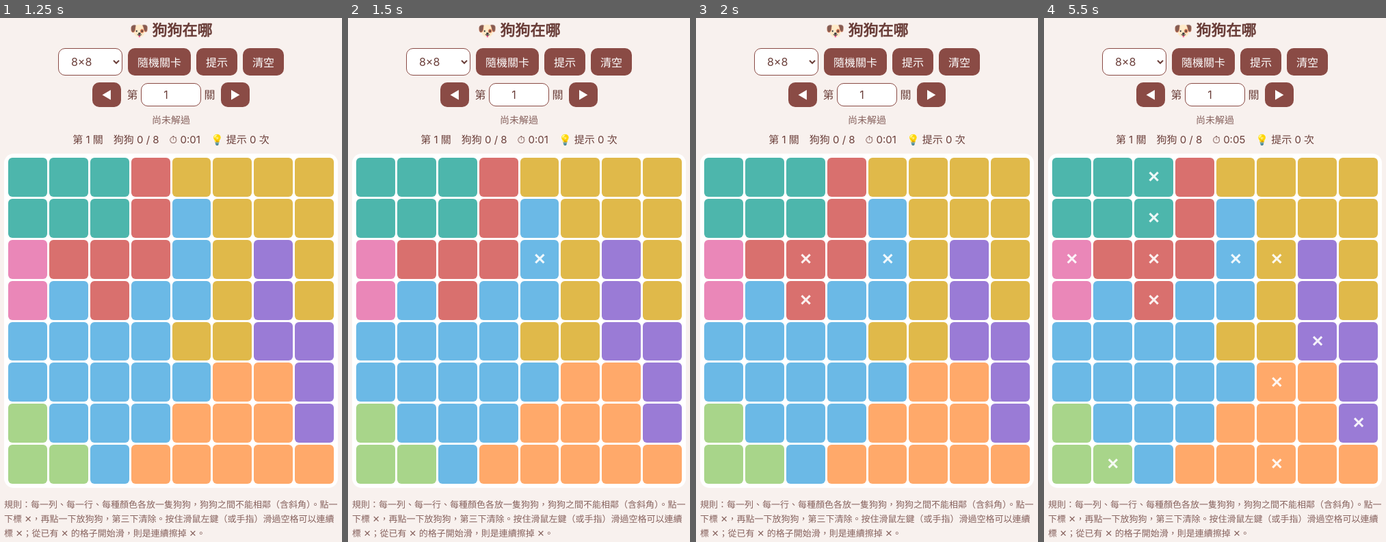
Above: before the commit, frames 1-4 (left to right).
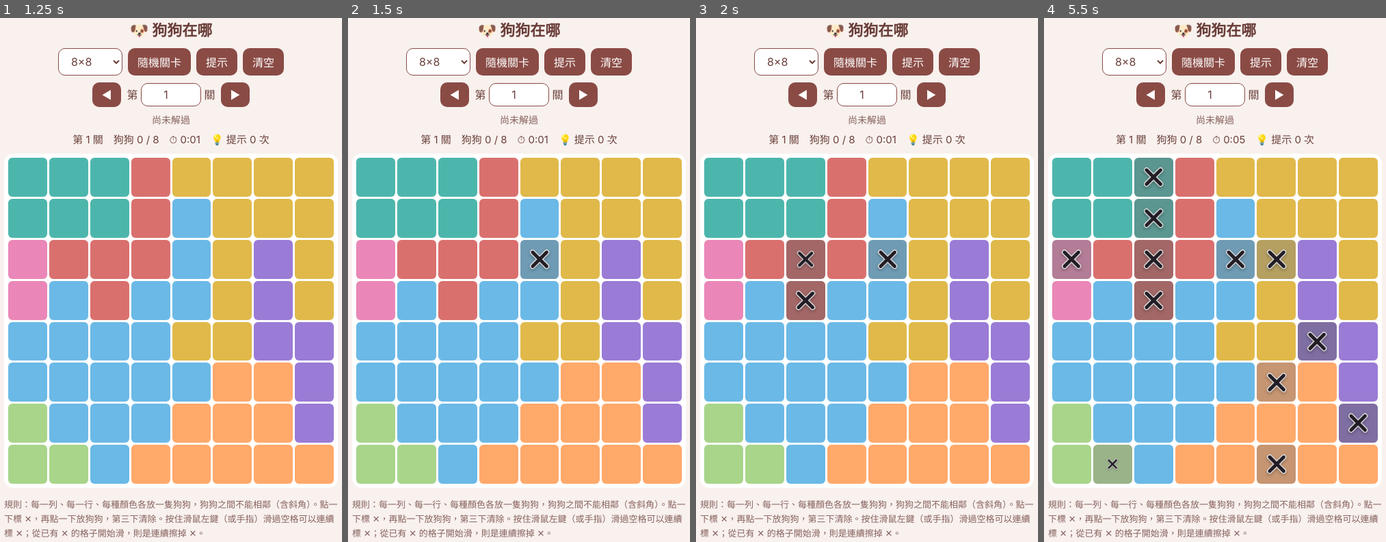
Above: after the commit, the same moments.

Repository: sai61518-ai/DOGGAME
Game: browser game, page index.html
Same seed, same stepped clock (60 frames per second), same inputs: the game is played once before the commit and once after it.
Inputs (mouse positions are in pixels of both pictures, inside the frame that each line leads up to):
- Up to frame 1 (1.25 s): click (171, 321) at 0.27 s; click (171, 353) at 1.07 s
- Up to frame 2 (1.5 s): click "第3列第5行" at 1.27 s
- Up to frame 3 (2 s): click (798, 285) at 1.67 s; click "第3列第3行" at 1.87 s
- Up to frame 4 (5.5 s): press the mouse at (1279, 269) at 2.27 s; release the mouse at (1215, 253) at 2.4 s; click "第8列第6行" at 2.47 s; click (1266, 384) at 2.87 s; click "第3列第1行" at 3.07 s; click (1132, 405) at 3.47 s; click "第1列第3行" at 3.67 s; press the mouse at (1215, 253) at 4.07 s; release the mouse at (1180, 437) at 4.2 s; click "第7列第8行" at 4.27 s; click (1314, 337) at 4.67 s; click "第2列第3行" at 4.87 s; click (1115, 321) at 5.27 s; click "第8列第2行" at 5.47 s

Frame 1 is identical in both runs. In frame 2, 0.8% of the frame differs, in the area x 50-62%, y 42-50%; in frame 3, 2.5%; in frame 4, 10%, in the area x 2-98%, y 26-89%.

Commit message:
Update index.html

Diff:
--- a/index.html
+++ b/index.html
@@ -25,6 +25,7 @@
 .c{border:0;border-radius:6px;padding:0;font-size:clamp(14px,5vw,28px);line-height:1;display:flex;align-items:center;justify-content:center;color:#fff;font-weight:700;width:100%;height:100%;min-width:0;min-height:0;overflow:hidden;position:relative}
 .c.bad{outline:3px solid var(--bad);outline-offset:-3px}
 .c.hl{outline:3px solid #ffd166;outline-offset:-3px}
+.c.xd{filter:saturate(.65) brightness(.86)}
 .c.tgt{outline:3px dashed #fff;outline-offset:-3px;box-shadow:inset 0 0 0 5px rgba(0,0,0,.5)}
 #hintbox{display:none;background:var(--card);border-radius:12px;padding:10px 12px;margin:0 0 10px;text-align:left;font-size:15px;line-height:1.5}
 #hintbox button{padding:3px 10px;margin-left:6px}
@@ -60,6 +61,7 @@
 const BREEDS=[
  {n:"黑白",fur:"#2d3036",line:"#14161a",patch:"#2d3036",ear:"#e9c9cf",brow:"#fff",l:"#6cc3ff",r:"#6cc3ff"}
 ];
+const XMARK='<svg viewBox="0 0 64 64" width="64%" height="64%" aria-hidden="true"><path d="M14 14 L50 50 M50 14 L14 50" stroke="#fff" stroke-width="14" stroke-linecap="round" opacity=".92"/><path d="M14 14 L50 50 M50 14 L14 50" stroke="#2a2030" stroke-width="8.5" stroke-linecap="round"/></svg>';
 function dog(){
   const p=BREEDS[BREED];
   return `<svg viewBox="0 0 64 64" width="88%" height="88%" aria-hidden="true"><path d="M8 32 L10 4 L29 16 Z M56 32 L54 …(1466 unchanged characters)…
@@ -207,8 +209,9 @@
   const{cats,bad}=conflicts();
   [...$("board").children].forEach((d,i)=>{
     const r=Math.floor(i/N),c=i%N,m=marks[r][c];
-    if(d.dataset.m!==String(m)){d.dataset.m=m;d.innerHTML=m===1?'<span class="x">✕</span>':m===2?dog():""}
+    if(d.dataset.m!==String(m)){d.dataset.m=m;d.innerHTML=m===1?XMARK:m===2?dog():""}
     d.classList.toggle("bad",bad.has(i));
+    d.classList.toggle("xd",m===1);
     d.classList.toggle("hl",!!H&&H.u.includes(i));
     d.classList.toggle("tgt",!!H&&H.t.includes(i));
   });
